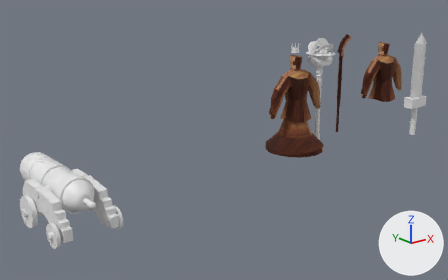
One commit to the Blender file Projekt2/77607-Assets.blend: the scene before it, then after it.
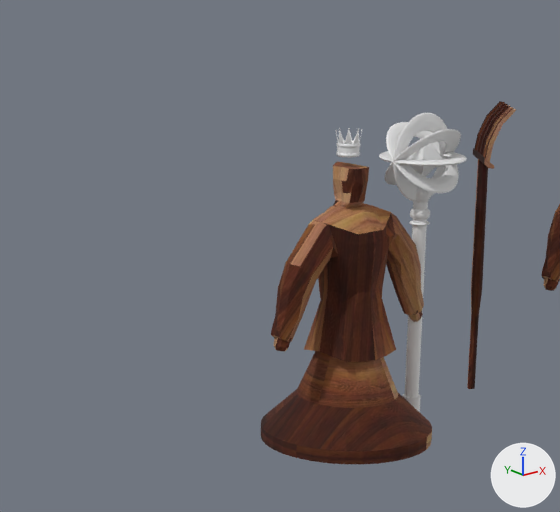
Each version is shown whole from a camera (50 mm lens) standing at (10.7, -35.0, 14.5) and looking at (40.3, 2.0, -0.3), then close up on the part from 40% to 82% of the width and 0% to 62% of the height. Every picture has the same lights, and +X, +Y and +Z are marked at lower right.

In view in the first close-up: 'Mistgabel', 'SchachfigurBauer.001', 'SchachfigurBauer.005', 'Sockel', 'Stab_ringe', 'Stab_unten'.
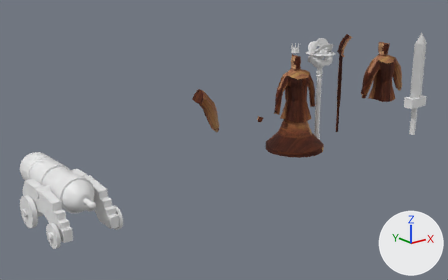
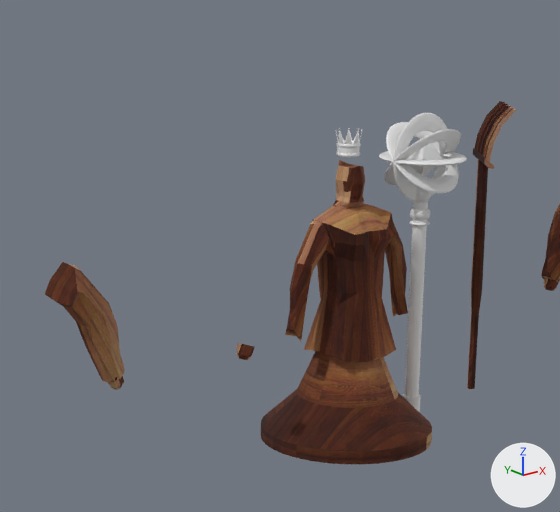
Edits to the scene script, one JSON object a line:
```json
{"op": "add", "block": "img_holzhintergrund_jpg_003", "code": ["img_holzhintergrund_jpg_003 = load_image('HolzHintergrund.jpg.003', '../80751-SimonRuttmann-Projekt1/80751_Aufgabe1_Unity/HolzHintergrund.jpg', 710, 444, 'sRGB')"]}
{"op": "add", "block": "mat_hauptmaterial_003", "code": ["mat_hauptmaterial_003 = principled_material('HauptMaterial.003')", "mat_hauptmaterial_003.texture = img_holzhintergrund_jpg_003", "mat_hauptmaterial_003.roughness = 1.0"]}
{"block": "me_cylinder_002", "where": "# used by ob_schachfigurbauer_001; location = (46.11, -0.1, -1.43)"}
{"op": "remove", "block": "me_cylinder_002", "code": "me_cylinder_002.from_pydata(...)  # 442 vertices, 415 faces; spans x -2.78..2.89, y -1.01..1.02, z 2.09..7.55"}
{"op": "add", "block": "me_cylinder_002", "code": "me_cylinder_002.from_pydata(...)  # 426 vertices, 397 faces; spans x -10.03..1.22, y -1.08..0.94, z -2.56..2.96"}
{"block": "me_cylinder_002", "change": "me_cylinder_002 part 1: the loose piece of 58 vertices spanning x 0.94..2.87, y -0.57..0.6, z 3.0..6.17 is moved by (-10.97, -0.07, -4.64)"}
{"block": "me_cylinder_002", "change": "me_cylinder_002 part 2: the loose piece of 50 vertices spanning x 2.39..2.89, y -0.2..0.24, z 2.75..3.24 is moved by (-10.97, -0.07, -4.64)"}
{"block": "me_cylinder_002", "change": "me_cylinder_002 part 3: the loose piece of 50 vertices spanning x -2.78..-2.28, y -0.2..0.24, z 2.75..3.24 is moved by (-1.4, -0.07, -4.64)"}
{"block": "me_cylinder_002", "change": "me_cylinder_002 part 4: a new loose piece of 207 vertices spanning x -1.29..1.22, y -1.08..0.94, z -2.43..1.92, in mat_hauptmaterial_001 (picture img_holzhintergrund_jpg_001)"}
{"block": "me_cylinder_002", "change": "me_cylinder_002 part 5: a new loose piece of 60 vertices spanning x -0.34..0.27, y -0.37..0.61, z 1.91..2.96, in mat_hauptmaterial_001 (picture img_holzhintergrund_jpg_001)"}
{"block": "me_cylinder_002", "change": "me_cylinder_002 part 6: the loose piece of 60 vertices spanning x -0.34..0.39, y -0.3..0.73, z 6.56..7.55 is deleted"}
{"block": "me_cylinder_002", "change": "me_cylinder_002 part 7: the loose piece of 58 vertices spanning x -2.77..-0.84, y -0.48..0.53, z 3.0..6.17 is deleted"}
{"op": "add", "block": "me_cylinder_006", "code": ["me_cylinder_006 = bpy.data.meshes.new('Cylinder.006')", "me_cylinder_006.from_pydata(...)  # 50 vertices, 47 faces; spans x -2.26..-0.97, y -0.38..0.41, z -1.68..1.52", "me_cylinder_006.materials.append(mat_hauptmaterial_003)  # picture img_holzhintergrund_jpg_003"]}
{"op": "add", "block": "me_cylinder_003", "code": ["me_cylinder_003 = bpy.data.meshes.new('Cylinder.003')", "me_cylinder_003.from_pydata(...)  # 50 vertices, 47 faces; spans x -2.26..-0.97, y -0.38..0.41, z -1.68..1.52", "me_cylinder_003.materials.append(mat_hauptmaterial_001)  # picture img_holzhintergrund_jpg_001"]}
{"op": "set", "path": "ob_schachfigurbauer_001.location", "old": "(46.11, -0.1, -1.43)", "new": "(46.17, -0.03, 3.21)"}
{"op": "add", "block": "ob_schachfigurbauer_003", "code": ["ob_schachfigurbauer_003 = bpy.data.objects.new('SchachfigurBauer.003', me_cylinder_006)", "ob_schachfigurbauer_003.location = (46.06, 0.2, 3.21)", "ob_schachfigurbauer_003.rotation_euler = (0.0, 0.0, -3.263)  # degrees (0, 0, -187)"]}
{"op": "add", "block": "ob_schachfigurbauer_002", "code": ["ob_schachfigurbauer_002 = bpy.data.objects.new('SchachfigurBauer.002', me_cylinder_003)", "ob_schachfigurbauer_002.location = (46.17, -0.03, 3.21)"]}
```

Boxes [x1, y1, x2, y2] around the edits, measured in the close-ups (560 x 512 px; the box of a moved part takes in the faces that stretch with it):
```json
{"object": "SchachfigurBauer.001", "change": "reshaped, moved", "before": [271, 162, 424, 362], "after": [45, 160, 396, 390], "on screen": "129% wider, 15% taller"}
{"object": "SchachfigurBauer.002", "change": "added", "after": [285, 220, 335, 341], "on screen": "brown"}
{"object": "SchachfigurBauer.003", "change": "added", "after": [385, 223, 408, 316], "on screen": "brown"}
{"part": 1, "of": "me_cylinder_002", "change": "moved or reshaped", "before": [386, 211, 424, 315], "after": [45, 262, 125, 382]}
{"part": 2, "of": "me_cylinder_002", "change": "moved or reshaped", "before": [408, 310, 423, 322], "after": [108, 376, 124, 390]}
{"part": 3, "of": "me_cylinder_002", "change": "moved or reshaped", "before": [274, 337, 292, 351], "after": [237, 343, 255, 360]}
{"part": 4, "of": "me_cylinder_002", "change": "added", "after": [304, 200, 396, 362], "on screen": "brown"}
{"part": 5, "of": "me_cylinder_002", "change": "added", "after": [336, 160, 365, 203], "on screen": "brown"}
{"part": 6, "of": "me_cylinder_002", "change": "deleted", "before": [333, 162, 369, 203], "on screen": "brown"}
{"part": 7, "of": "me_cylinder_002", "change": "deleted", "before": [271, 220, 338, 342], "on screen": "brown"}
```
